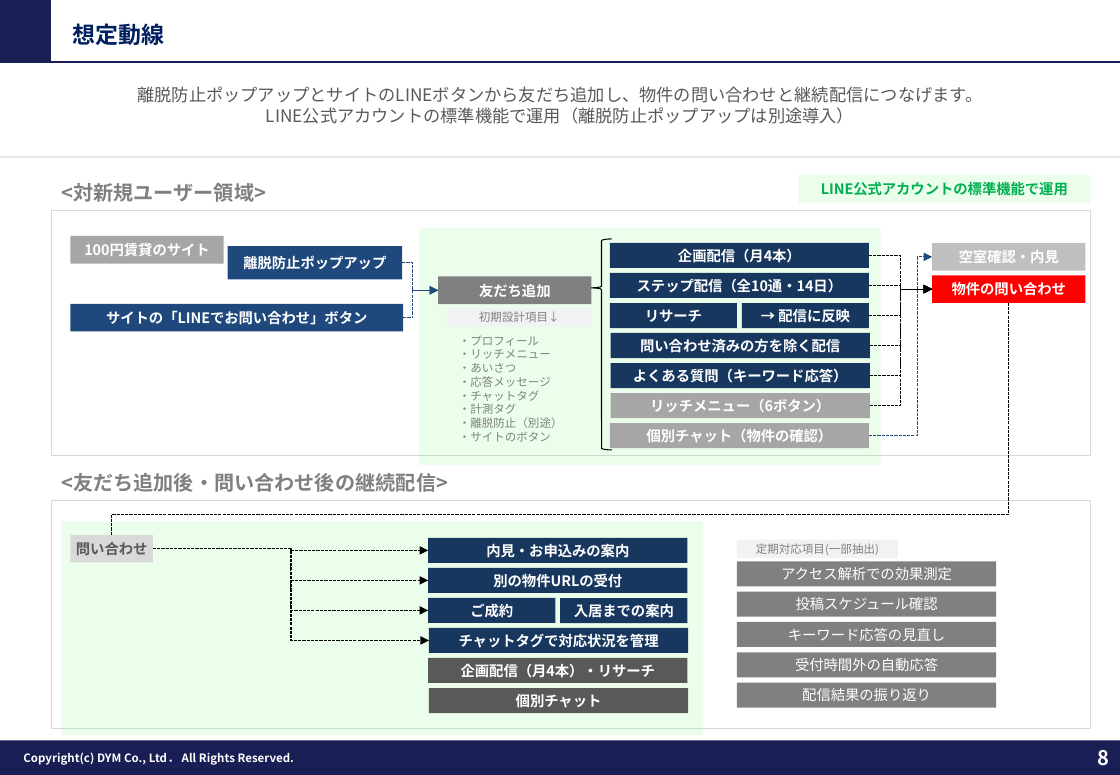
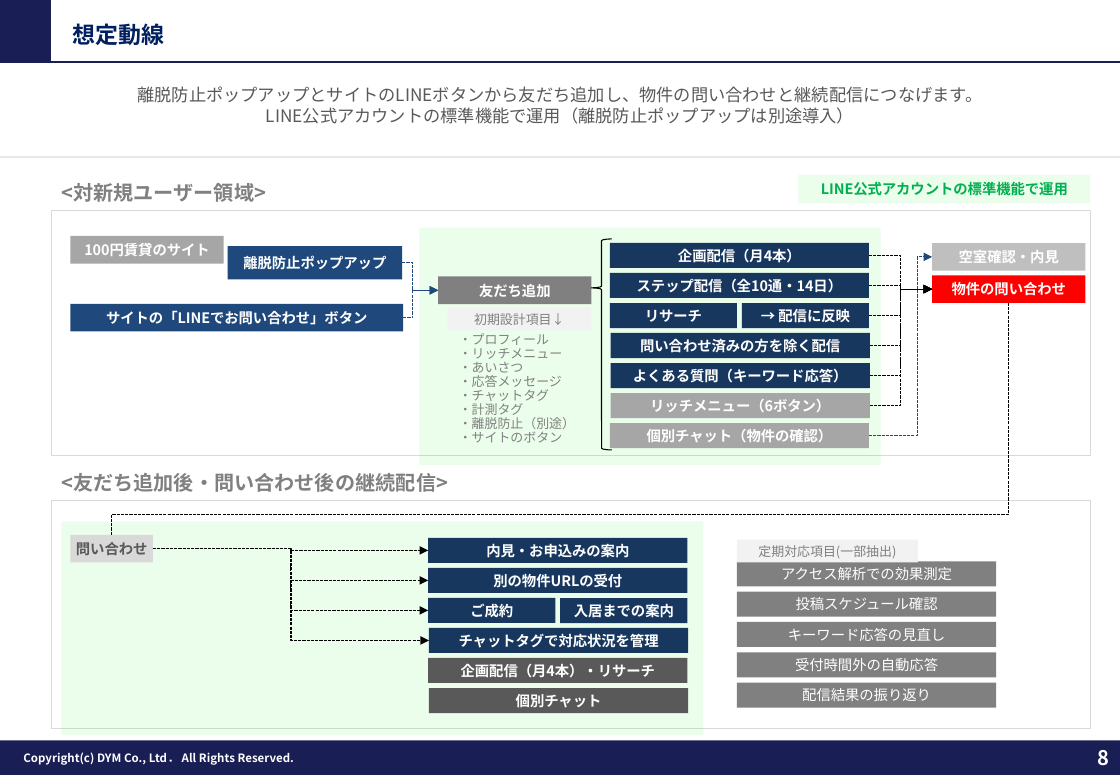
Before and after one commit to tonomura-r-dev/folder, a slide deck: slide 8 of 202609_株式会社あらうち御中_LINE公式アカウント運用のご提案_S1-17修正.pptx. Drawn at 1120x775 pixels with LibreOffice and Linux fonts; fonts in the diff are those of the drawing; background and template pictures are left out. Boxes give left, top, right and bottom in pixels: in the first picture for what was removed or moved away, otherwise in the second. Text is boxed around its words. In the diff, an @@ line names an element or a change of style, - is before the commit and + after.

```diff
--- a/202609_株式会社あらうち御中_LINE公式アカウント運用のご提案_S1-17修正.pptx
+++ b/202609_株式会社あらうち御中_LINE公式アカウント運用のご提案_S1-17修正.pptx
@@ rectangle "初期設計項目↓" resized from (x1=448, y1=308, x2=592, y2=327) to (x1=448, y1=308, x2=592, y2=331) @@
@@ rectangle "初期設計項目↓" at (x1=448, y1=308, x2=592, y2=331): size 8 to 9 pt @@
@@ text "・プロフィール" at (x1=459, y1=333, x2=575, y2=443): size 8 to 9 pt; line spacing 1 to 0.9 @@
@@ rectangle "定期対応項目(一部抽出)" at (x1=737, y1=540, x2=918, y2=563): size 8 to 9 pt @@
@@ rectangle "定期対応項目(一部抽出)" resized from (x1=737, y1=540, x2=899, y2=558) to (x1=737, y1=540, x2=918, y2=563) @@
```
Also in this commit, not shown: 10 other slides changed, 2 other files.
